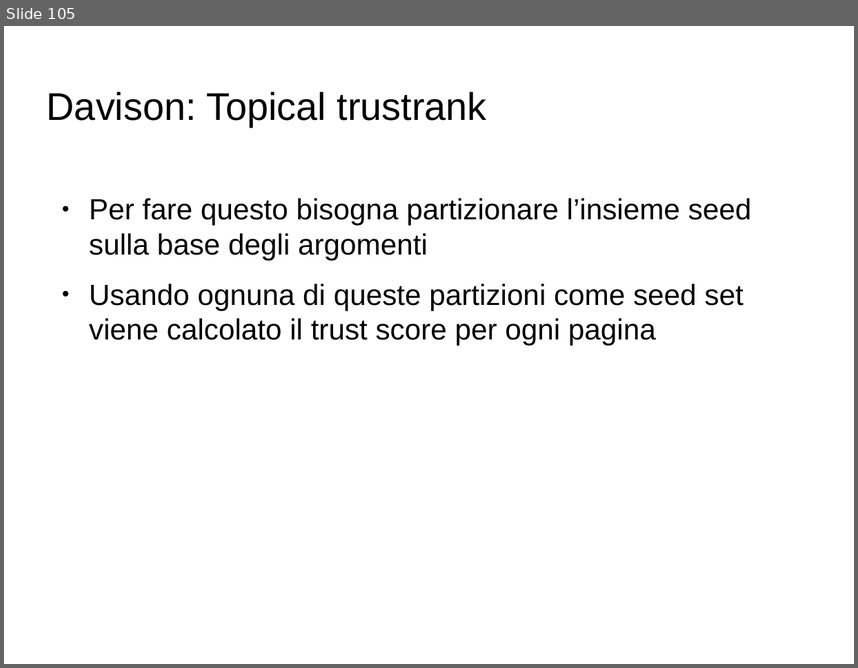
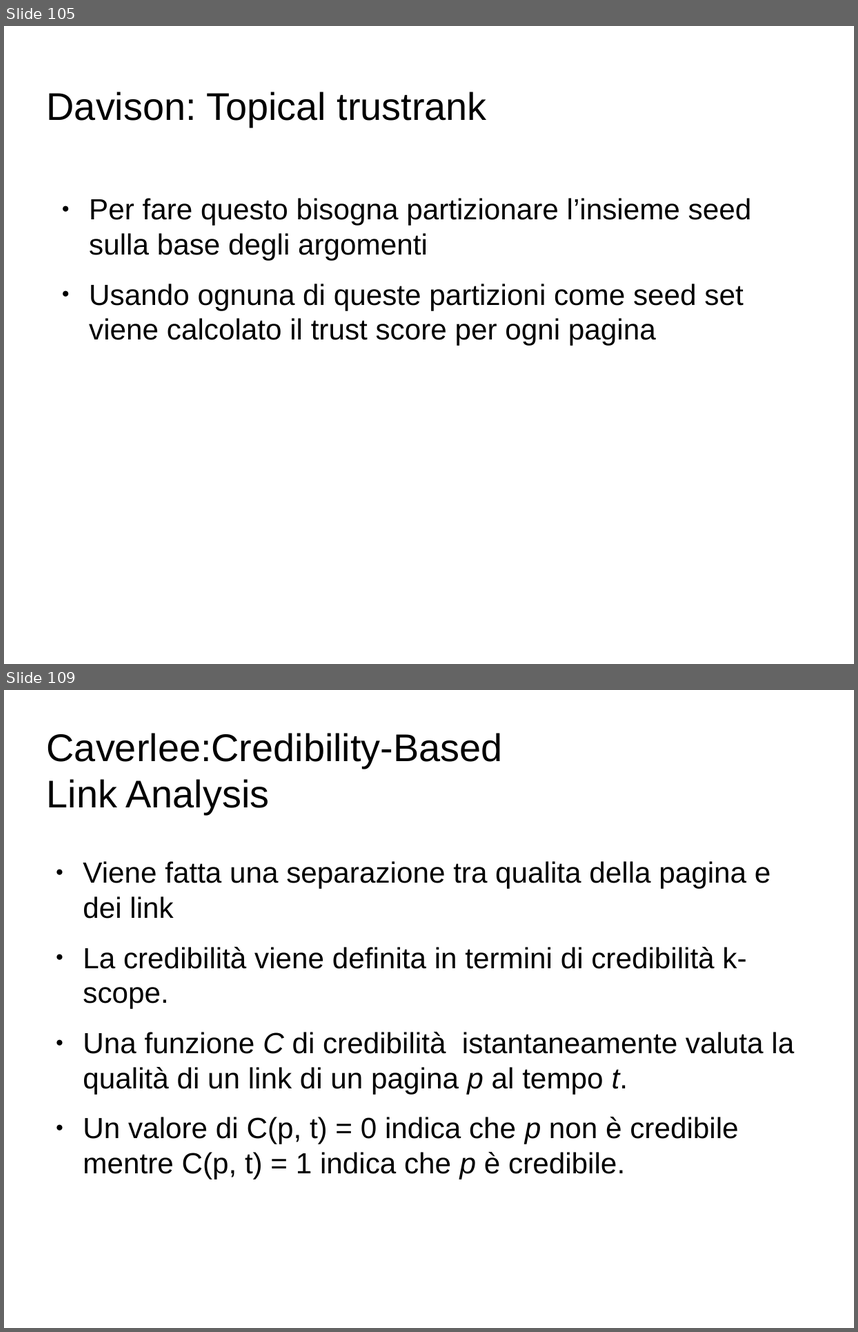
Before and after one commit to Toolanto/presentation, a slide deck: presentazione.odp. Shown one above the other, each under a label of ours: slide 105 before the commit, slides 105 and 109 after it; the slides between them are not shown. The pictures are 858x668 and 858x1332 pixels, drawn with LibreOffice and Linux fonts; fonts in the diff are those of the drawing; background and template pictures are left out. Boxes give left, top, right and bottom in pixels: in the first picture for what was removed or moved away, otherwise in the second. Text is boxed around its words. In the diff, an @@ line names an element or a change of style, - is before the commit and + after.

Commit message:
add credibility

```diff
--- a/presentazione.odp
+++ b/presentazione.odp
@@ slide 109 added at (4, 690, 854, 1328), background picture (left out) @@
@@ title added at (47, 733, 503, 814), 36 pt, text #000000 @@
+Caverlee:Credibility-Based
+Link Analysis
@@ text added at (83, 861, 794, 1179), 27.2 pt, text #000000 @@
+● Viene fatta una separazione tra qualita della pagina e dei link
+● La credibilità viene definita in termini di credibilità k-scope.
+● Una funzione C di credibilità istantaneamente valuta la qualità di un link di un pagina p al tempo t.
+● Un valore di C(p, t) = 0 indica che p non è credibile mentre C(p, t) = 1 indica che p è credibile.
```
Also in this commit, not shown: 1 slide changed, 10 other slides added, 2 slides removed.
